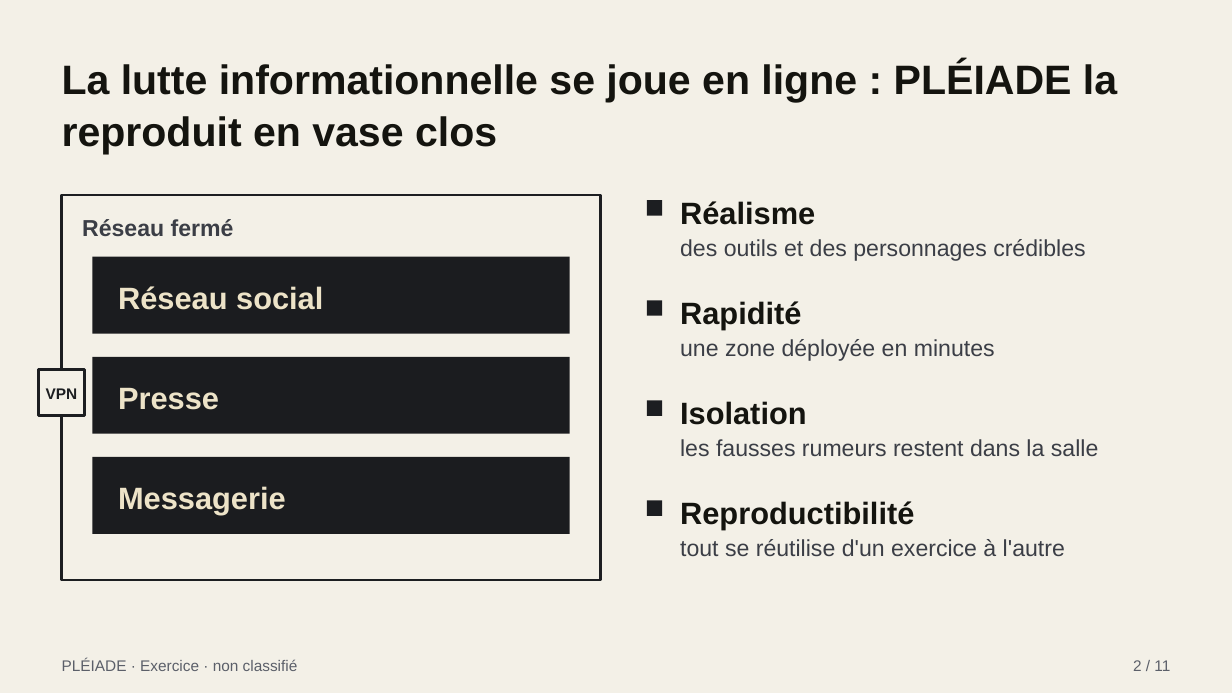
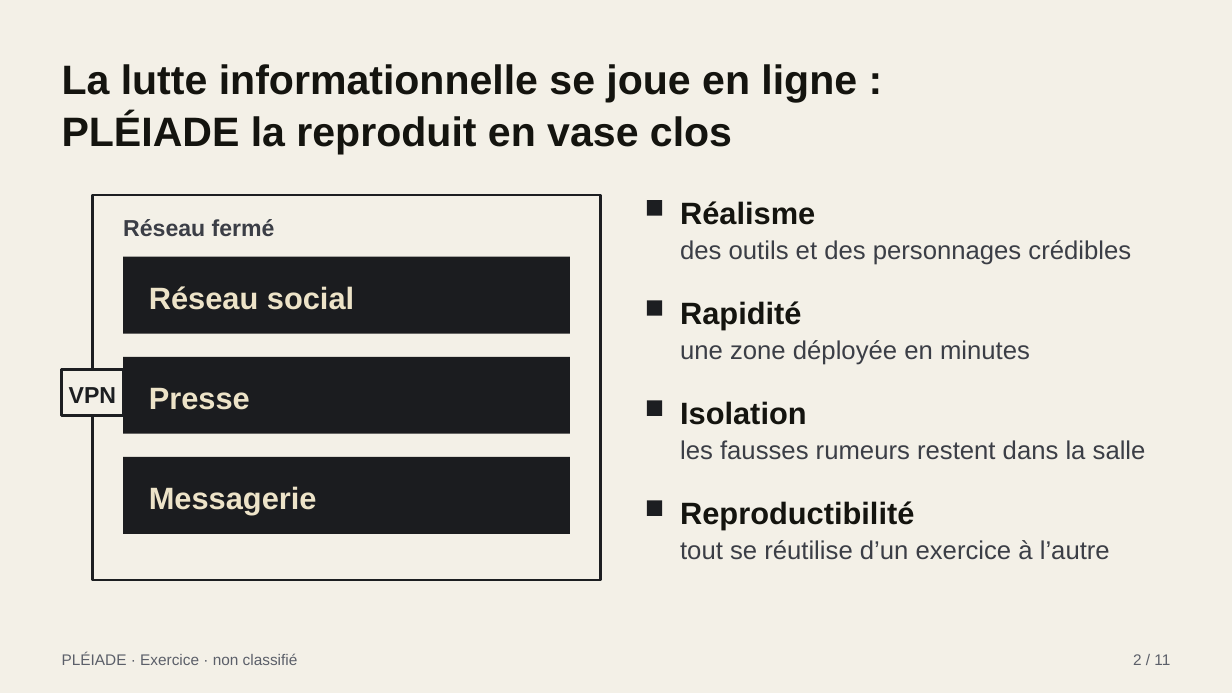
Before and after one commit to ViktorGlarak/MINERVE, a slide deck: slide 2 of PLEIADE/PRESENTATION/PLEIADE_presentation_v2.pptx. Drawn at 1232x693 pixels with LibreOffice and Linux fonts; fonts in the diff are those of the drawing. Boxes give left, top, right and bottom in pixels: in the first picture for what was removed or moved away, otherwise in the second. Text is boxed around its words. In the diff, an @@ line names an element or a change of style, - is before the commit and + after.

```diff
--- a/PLEIADE/PRESENTATION/PLEIADE_presentation_v2.pptx
+++ b/PLEIADE/PRESENTATION/PLEIADE_presentation_v2.pptx
@@ text at box(62, 64, 857, 154): text changed @@
-La lutte informationnelle se joue en ligne : PLÉIADE la reproduit en vase clos
+La lutte informationnelle se joue en ligne :
+PLÉIADE la reproduit en vase clos
@@ rectangle: place and size @@
-rectangle at box(62, 195, 601, 580)
+rectangle at box(92, 195, 601, 580)
@@ text "Réseau fermé": place and size @@
-text "Réseau fermé" at box(82, 219, 234, 236)
+text "Réseau fermé" at box(123, 219, 275, 236)
@@ rectangle: place and size @@
-rectangle at box(92, 257, 570, 334)
+rectangle at box(123, 257, 569, 334)
@@ text "Réseau social": place and size @@
-text "Réseau social" at box(118, 286, 323, 310)
+text "Réseau social" at box(149, 286, 354, 310)
@@ text at box(680, 240, 1131, 265): size 18 to 20 pt in "des outils et des personnages crédibles" @@
@@ rectangle: place and size @@
-rectangle at box(92, 357, 570, 433)
+rectangle at box(123, 357, 569, 433)
@@ text "Presse": place and size @@
-text "Presse" at box(118, 387, 219, 410)
+text "Presse" at box(149, 387, 250, 410)
@@ text at box(680, 340, 1030, 365): size 18 to 20 pt in "une zone déployée en minutes" @@
@@ text "VPN": place and size @@
-text "VPN" at box(46, 388, 78, 399)
+text "VPN" at box(69, 387, 116, 403)
@@ text "VPN" at box(69, 387, 116, 403): size 12 to 18 pt @@
@@ rectangle: place and size @@
-rectangle at box(39, 370, 85, 416)
+rectangle at box(62, 370, 124, 416)
@@ text at box(680, 440, 1146, 460): size 18 to 20 pt in "les fausses rumeurs restent dans la salle" @@
@@ rectangle: place and size @@
-rectangle at box(92, 457, 570, 533)
+rectangle at box(123, 457, 569, 533)
@@ text "Messagerie": place and size @@
-text "Messagerie" at box(118, 486, 286, 515)
+text "Messagerie" at box(149, 486, 317, 515)
@@ text at box(680, 540, 1110, 560): text changed; size 18 to 20 pt @@
-tout se réutilise d'un exercice à l'autre
+tout se réutilise d’un exercice à l’autre
@@ text "PLÉIADE · Exercice · non ...": place and size @@
-text "PLÉIADE · Exercice · non ..." at box(62, 659, 298, 671)
+text "PLÉIADE · Exercice · non ..." at box(62, 652, 298, 665)
@@ text "2 / 11": place and size @@
-text "2 / 11" at box(1133, 660, 1170, 671)
+text "2 / 11" at box(1133, 654, 1170, 665)
```
Also in this commit, not shown: 10 other slides changed, 4 other files.
